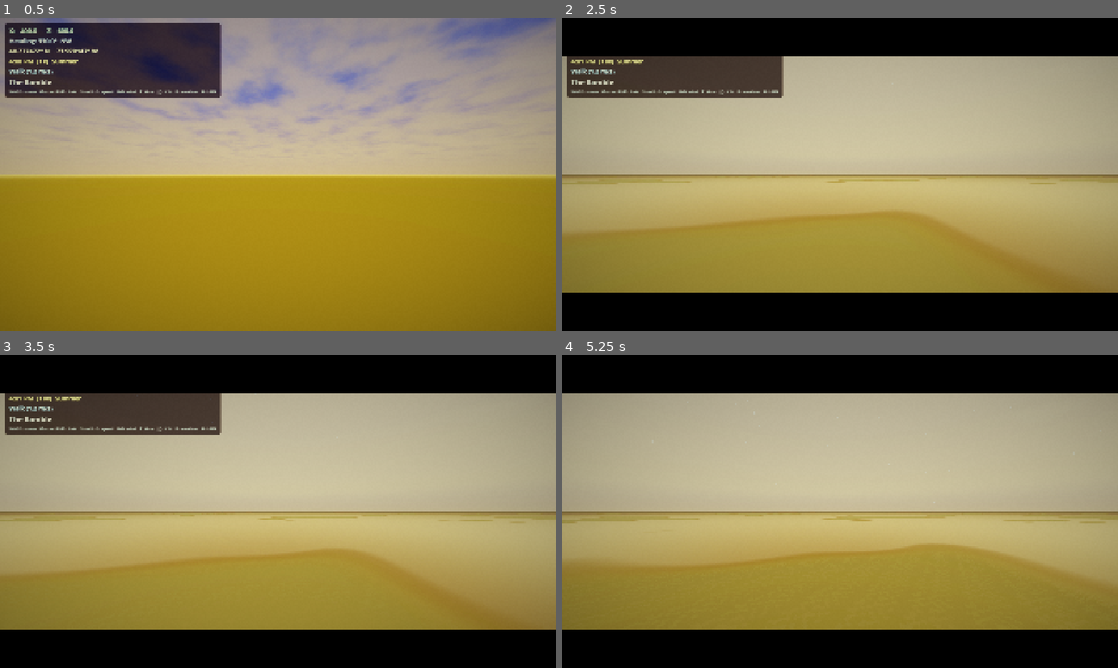
Above: before the commit, frames 1-4 (two rows, left to right).
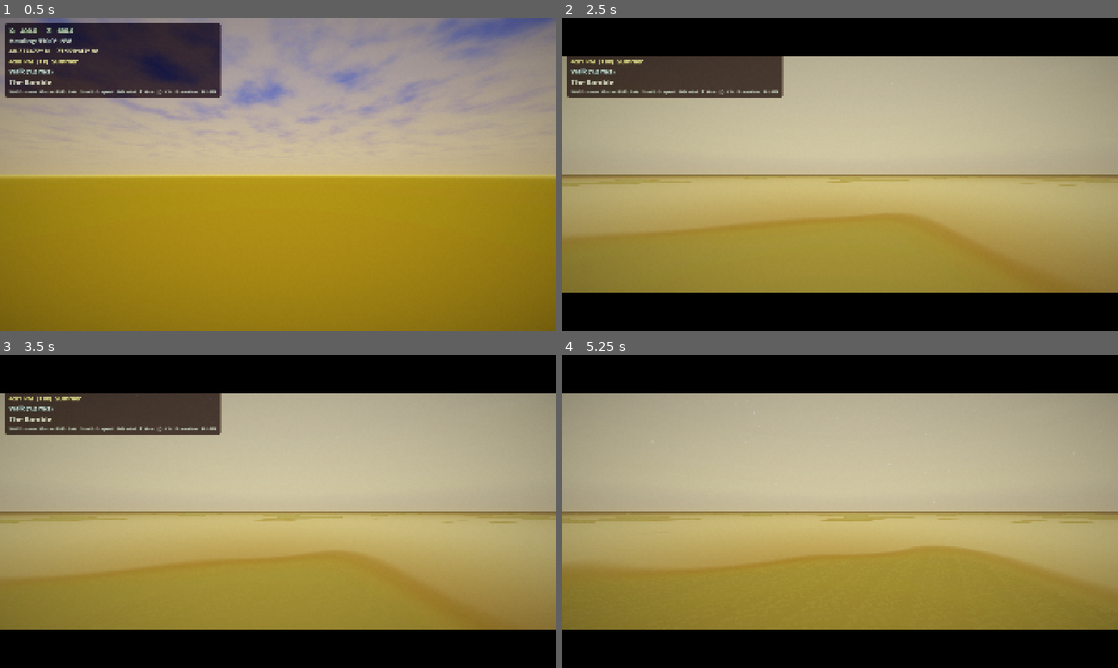
Above: after the commit, the same moments.

Repository: Central-Park-Walk/central-park-walk
Game: Godot game, scene res://main.tscn
The game is run twice, just before and just after one commit, with the same random seed, the same clock (stepped at 60 frames per second) and the same inputs.
Inputs (mouse positions are in pixels of both pictures, inside the frame that each line leads up to):
- Up to frame 1 (0.5 s): no input
- Up to frame 2 (2.5 s): tap Enter at 0.5, 2 s; move the mouse to (962, 158) at 0.52 s; hold D 0.53-1.28 s; tap T at 0.6 s; click (962, 158) at 0.67 s; tap Space at 1.25 s; move the mouse to (728, 190) at 1.27 s; hold S 1.28-2.03 s; tap L at 1.35 s; move the mouse to (895, 105) at 2.02 s; hold D from 2.03 s (still down); tap P at 2.1 s
- Up to frame 3 (3.5 s): tap Space at 2.75 s; move the mouse to (250, 574) at 2.77 s; release D at 2.78 s; hold W from 2.78 s (still down); tap G at 2.85 s; click (250, 574) at 2.92 s
- Up to frame 4 (5.25 s): tap Enter at 3.5 s; move the mouse to (1006, 558) at 3.52 s; release W at 3.53 s; hold A 3.53-5.03 s; tap H at 3.6 s; move the mouse to (673, 464) at 4.27 s; tap 9 at 4.35 s; tap Space at 5 s; move the mouse to (867, 511) at 5.02 s; hold S from 5.03 s (still down); tap 0 at 5.1 s; click (867, 511) at 5.17 s

Frame 1 is identical in both runs. In frame 2, 0.2% of the frame differs, in the area x 0-97%, y 51-69%; in frame 3, 0.2%; in frame 4, 0.5%, in the area x 0-97%, y 51-68%.

Commit message:
Fix terrain tunneling: floor clamp + wider collision margin
Player could clip through terrain going uphill at speed. Added:
- safe_margin 0.05 (was default 0.001) for wider collision detection
- floor_snap_length 0.5 (was 0.3) for better slope adhesion
- Terrain floor clamp after move_and_slide() — if player drops below
  terrain surface, snap back up. Prevents falling into the void.

Co-Authored-By: Claude Opus 4.6 <noreply@anthropic.com>

Diff:
--- a/main.gd
+++ b/main.gd
@@ -1951,6 +1951,7 @@
 		p.position = Vector3(-400.0, _terrain_height(-400.0, 600.0) + 1.8, 600.0)
 	if not _cli_pos_set:
 		p.rotation_degrees.y = 30.0
+	p.terrain_height_fn = Callable(self, "_terrain_height")
 	add_child(p)
 	if _terrain_only and p.head:
 		p.head.rotation_degrees.x = -55.0  # look down at terrain
--- a/player.gd
+++ b/player.gd
@@ -13,11 +13,13 @@
 var _stair_offset: float = 0.0  # camera smoothing for stair steps
 var boundary_polygon: PackedVector2Array  # XZ park boundary (set by main.gd)
 var tour_freeze := false  # when true, physics runs but player doesn't move/look
+var terrain_height_fn: Callable  # set by main.gd → _terrain_height(x, z) -> float
 
 
 func _ready() -> void:
 	Input.mouse_mode = Input.MOUSE_MODE_VISIBLE
-	floor_snap_length = 0.3  # snap down stairs (STEP_RISE = 0.17m)
+	floor_snap_length = 0.5  # snap to ground on slopes and stairs
+	safe_margin = 0.05       # wider collision margin prevents tunneling on steep terrain
 
 	# Capsule collider
 	var col := CollisionShape3D.new()
@@ -152,6 +154,14 @@
 
 		move_and_slide()
 
+	# Safety net: never let the player fall below the terrain surface.
+	# Prevents tunneling through HeightMapShape3D on steep slopes at speed.
+	if terrain_height_fn.is_valid():
+		var floor_y: float = terrain_height_fn.call(position.x, position.z)
+		if position.y < floor_y + 0.1:
+			position.y = floor_y + 0.1
+			velocity.y = maxf(velocity.y, 0.0)
+
 
 func _point_in_polygon(px: float, pz: float) -> bool:
 	## Ray-casting algorithm on the OSM park boundary polygon.
